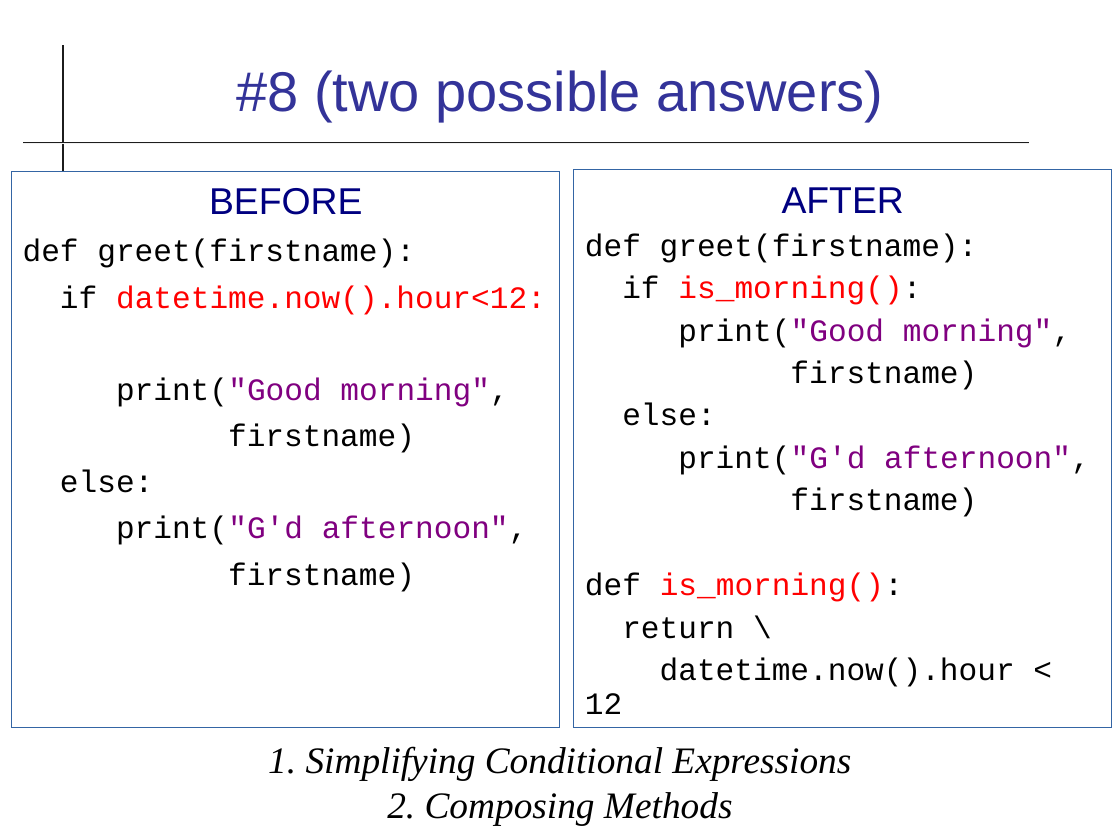
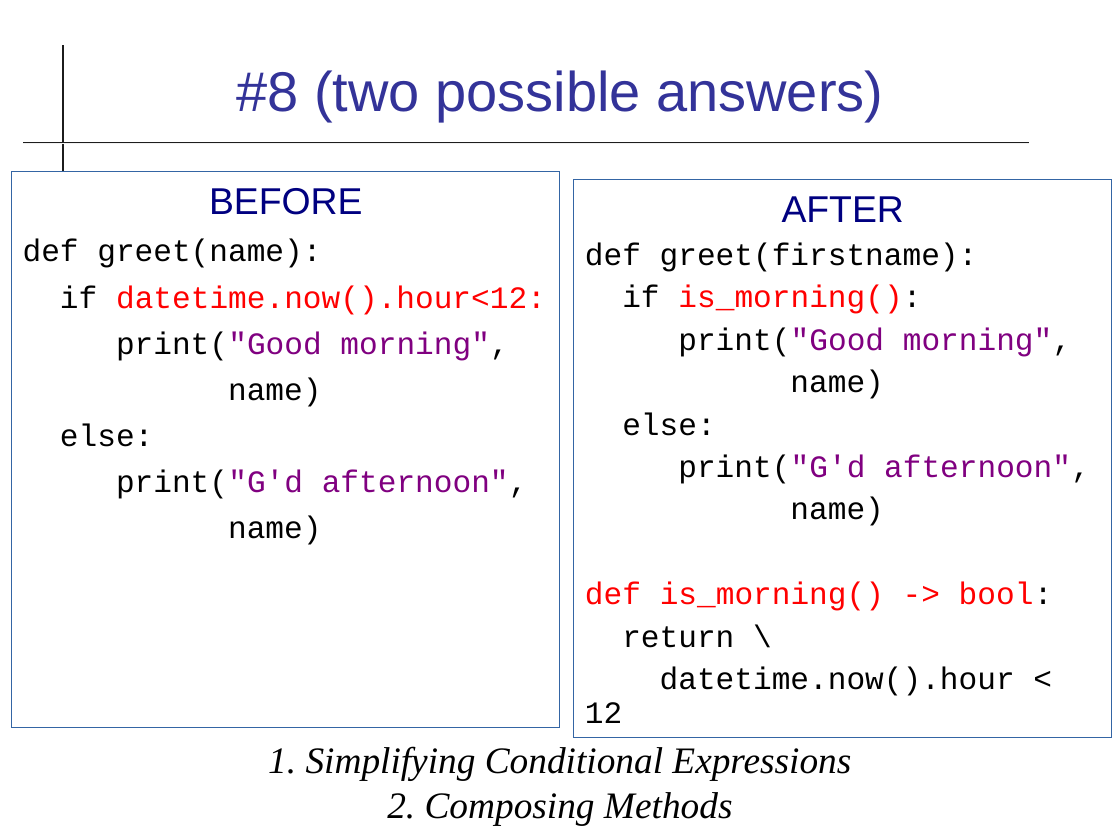
Before and after one commit to cpske/ISP, a slide deck: slide 9 of refactoring/Refactoring-Review.odp. Drawn at 1120x840 pixels with LibreOffice and Linux fonts; fonts in the diff are those of the drawing. Boxes give left, top, right and bottom in pixels: in the first picture for what was removed or moved away, otherwise in the second. Text is boxed around its words. In the diff, an @@ line names an element or a change of style, - is before the commit and + after.

```diff
--- a/refactoring/Refactoring-Review.odp
+++ b/refactoring/Refactoring-Review.odp
@@ text "AFTER": place and size @@
-text "AFTER" at bbox=[573, 170, 1111, 728]
+text "AFTER" at bbox=[573, 179, 1111, 737]
@@ text at bbox=[23, 239, 321, 268]: text changed @@
-def greet(firstname):
+def greet(name):
@@ text at bbox=[228, 378, 321, 407]: text changed @@
-firstname)
+name)
@@ text at bbox=[790, 370, 883, 399]: text changed @@
-firstname)
+name)
@@ text at bbox=[585, 497, 1053, 611]: text changed; text colour #000000 to #FF0000 @@
-firstname)
-def is_morning():
+name)
+def is_morning() -> bool:
@@ text at bbox=[228, 516, 321, 545]: text changed @@
-firstname)
+name)
```
Also in this commit, not shown: 15 other slides changed, 3 slides added, 1 slide removed, 6 other files.
